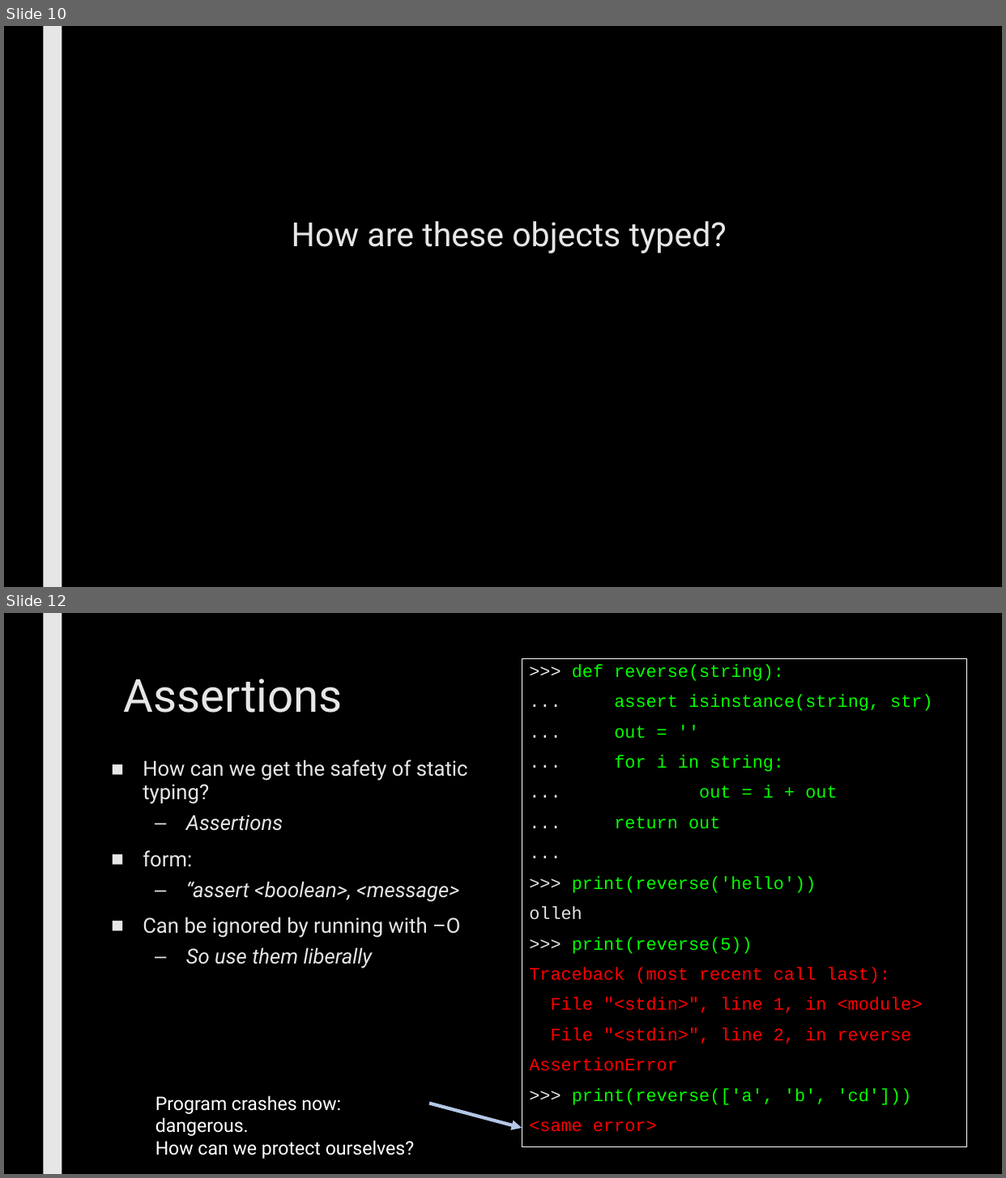
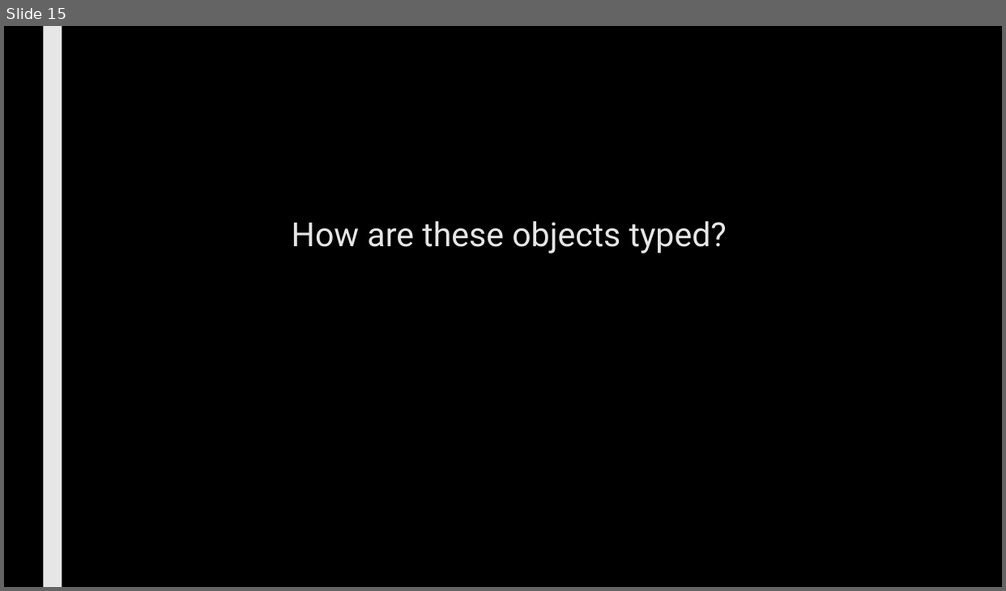
Before and after one commit to max7patek/metaprogramming, a slide deck: slides/00-OOPython.pptx. Shown one above the other, each under a label of ours: slides 10 and 12 before the commit, slide 15 after it; the slides between them are not shown. The pictures are 1006x1178 and 1006x591 pixels, drawn with LibreOffice and Linux fonts; fonts in the diff are those of the drawing. Boxes give left, top, right and bottom in pixels: in the first picture for what was removed or moved away, otherwise in the second. Text is boxed around its words. In the diff, an @@ line names an element or a change of style, - is before the commit and + after.

```diff
--- a/slides/00-OOPython.pptx
+++ b/slides/00-OOPython.pptx
@@ slide 12 removed at (4,613,1002,1174), background #000000; not listed: 1 template element that a slide beside it also shows @@
@@ rectangle removed at (522,659,967,1148) @@
->>> def reverse(string):
-... assert isinstance(string, str)
-... out = ''
-... for i in string:
-... out = i + out
-... return out
-...
->>> print(reverse('hello'))
-olleh
->>> print(reverse(5))
-Traceback (most recent call last):
-File "<stdin>", line 1, in <module>
-File "<stdin>", line 2, in reverse
-AssertionError
->>> print(reverse(['a', 'b', 'cd']))
-<same error>
@@ title removed at (124,679,343,713) @@
-Assertions
@@ text removed at (143,760,468,969) @@
-■ How can we get the safety of static typing?
-  – Assertions
-■ form:
-  – “assert <boolean>, <message>
-■ Can be ignored by running with –O
-  – So use them liberally
@@ text removed at (155,1096,415,1159) @@
-Program crashes now: dangerous.
-How can we protect ourselves?
@@ arrow removed from (429, 1103) to (522, 1128) @@
@@ what was slide 10 is now slide 15 @@
```
Also in this commit, not shown: 8 slides changed, 1 slide added, 1 other slide removed.
